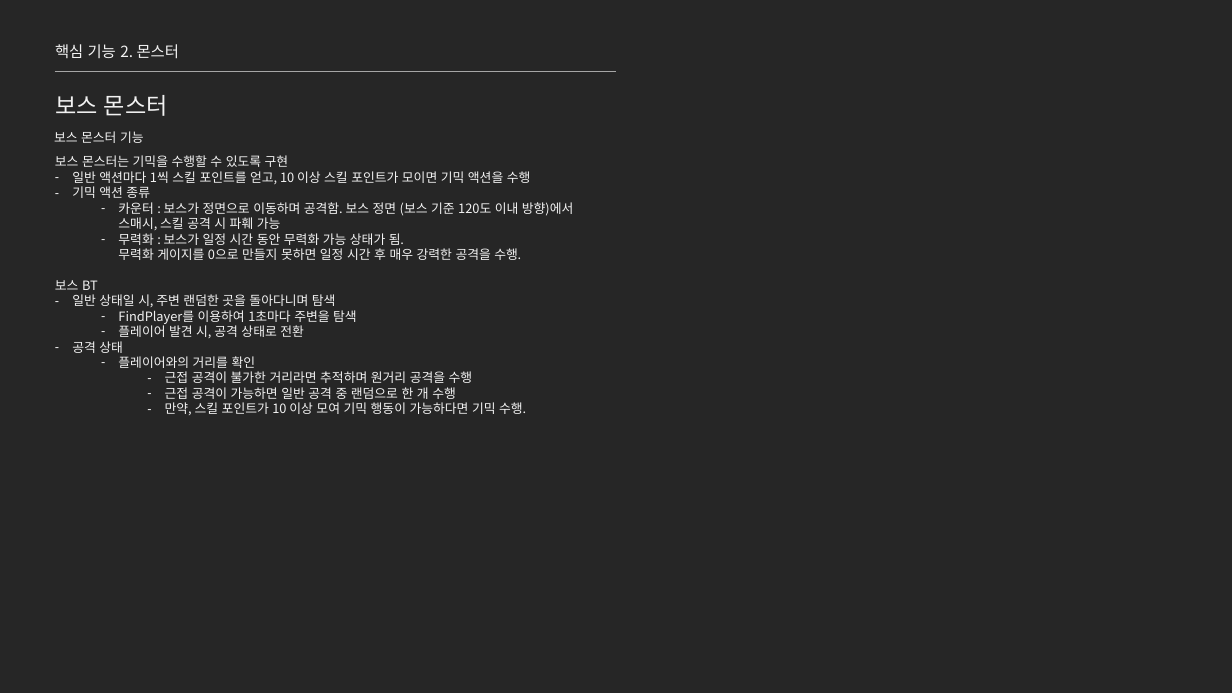
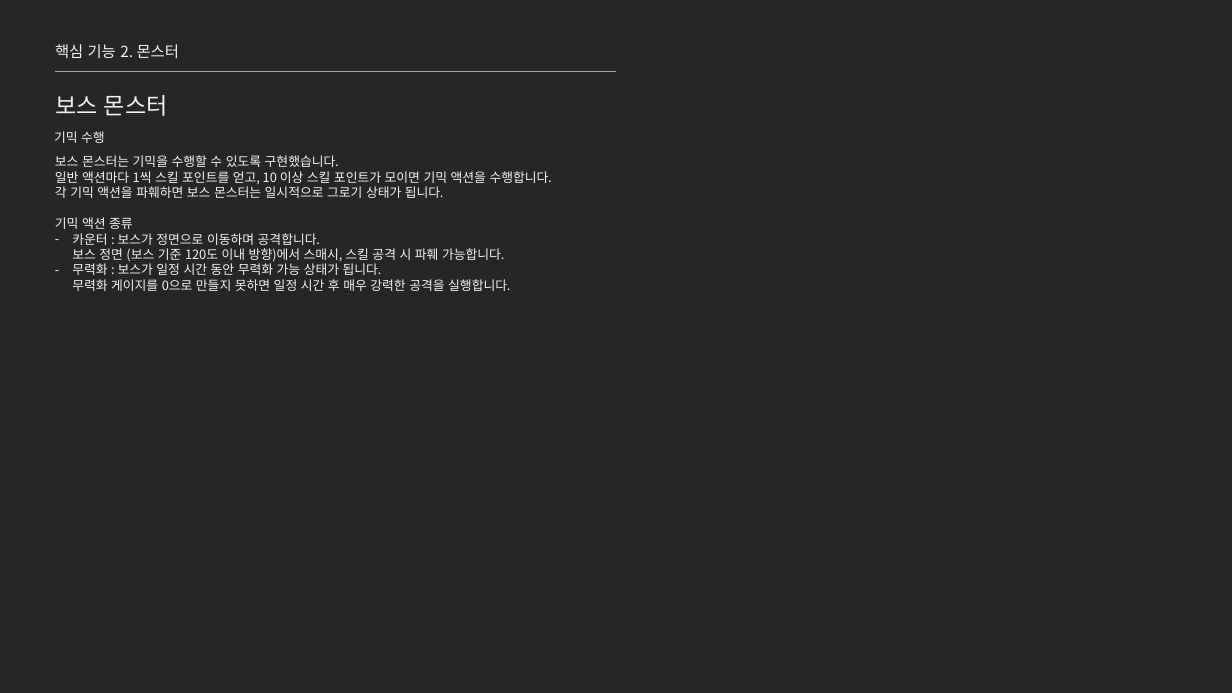
Before and after one commit to jhk0701/project-ARPGHunter, a slide deck: slide 19 of Docs/UnrealEngine_문서_김정환.pptx. Drawn at 1232x693 pixels with LibreOffice and Linux fonts; fonts in the diff are those of the drawing. Boxes give left, top, right and bottom in pixels: in the first picture for what was removed or moved away, otherwise in the second. Text is boxed around its words. In the diff, an @@ line names an element or a change of style, - is before the commit and + after.

```diff
--- a/Docs/UnrealEngine_문서_김정환.pptx
+++ b/Docs/UnrealEngine_문서_김정환.pptx
@@ text at bbox=[54, 131, 105, 143]: text changed @@
-보스 몬스터 기능
+기믹 수행
@@ text at bbox=[55, 155, 552, 198]: text changed @@
-보스 몬스터는 기믹을 수행할 수 있도록 구현
-– 일반 액션마다 1씩 스킬 포인트를 얻고, 10 이상 스킬 포인트가 모이면 기믹 액션을 수행
+보스 몬스터는 기믹을 수행할 수 있도록 구현했습니다.
+일반 액션마다 1씩 스킬 포인트를 얻고, 10 이상 스킬 포인트가 모이면 기믹 액션을 수행합니다.
+각 기믹 액션을 파훼하면 보스 몬스터는 일시적으로 그로기 상태가 됩니다.
@@ text at bbox=[55, 217, 133, 229]: bullet - to none @@
@@ text at bbox=[72, 233, 510, 291]: text changed @@
-  – 카운터 : 보스가 정면으로 이동하며 공격함. 보스 정면 (보스 기준 120도 이내 방향)에서 스매시, 스킬 공격 시 파훼 가능
-  – 무력화 : 보스가 일정 시간 동안 무력화 가능 상태가 됨.
-    무력화 게이지를 0으로 만들지 못하면 일정 시간 후 매우 강력한 공격을 수행.
-보스 BT
-– 일반 상태일 시, 주변 랜덤한 곳을 돌아다니며 탐색
-  – FindPlayer를 이용하여 1초마다 주변을 탐색
-  – 플레이어 발견 시, 공격 상태로 전환
-– 공격 상태
-  – 플레이어와의 거리를 확인
-    – 근접 공격이 불가한 거리라면 추적하며 원거리 공격을 수행
-    – 근접 공격이 가능하면 일반 공격 중 랜덤으로 한 개 수행
-    – 만약, 스킬 포인트가 10 이상 모여 기믹 행동이 가능하다면 기믹 수행.
+– 카운터 : 보스가 정면으로 이동하며 공격합니다.
+  보스 정면 (보스 기준 120도 이내 방향)에서 스매시, 스킬 공격 시 파훼 가능합니다.
+– 무력화 : 보스가 일정 시간 동안 무력화 가능 상태가 됩니다.
+  무력화 게이지를 0으로 만들지 못하면 일정 시간 후 매우 강력한 공격을 실행합니다.
```
Also in this commit, not shown: 2 other slides changed, 1 slide added.
